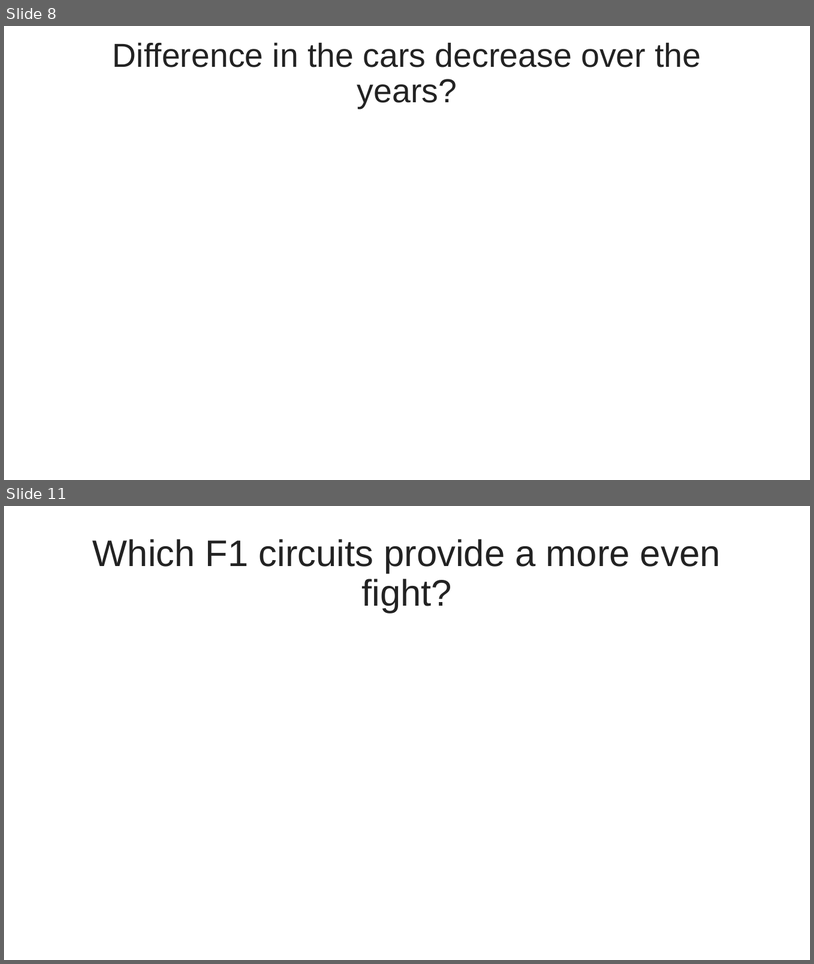
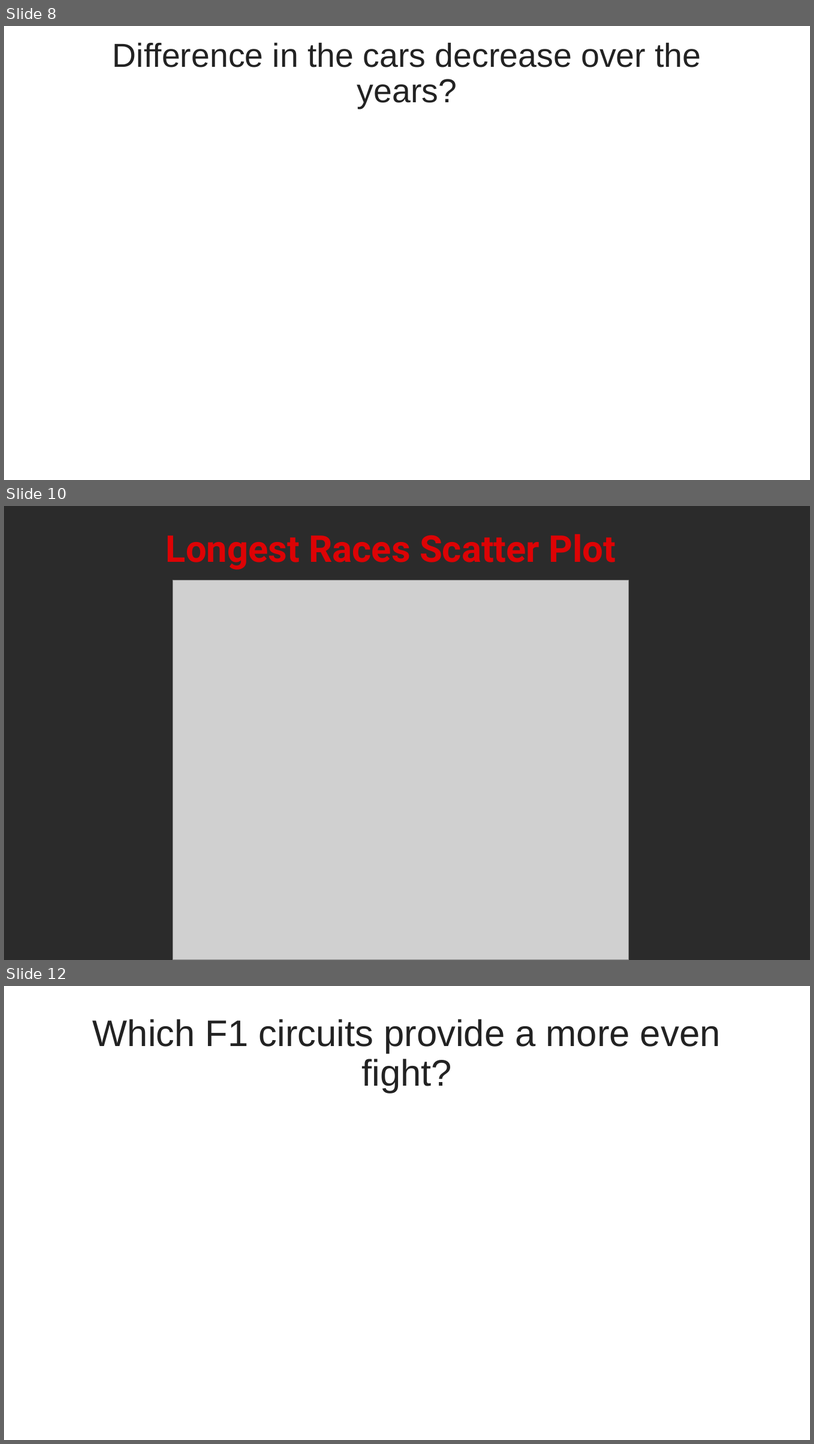
Before and after one commit to MateuszMajak/R_Visual, a slide deck: Presentation/F1_Presentation_Moyo_Majak.pptx. Shown one above the other, each under a label of ours: slides 8 and 11 before the commit, slides 8, 10 and 12 after it; the slides between them are not shown. The pictures are 814x964 and 814x1444 pixels, drawn with LibreOffice and Linux fonts; fonts in the diff are those of the drawing; grey boxes stand for pictures; background and template pictures are left out; a plain dark background stands for a picture behind light text. Boxes give left, top, right and bottom in pixels: in the first picture for what was removed or moved away, otherwise in the second. Text is boxed around its words. In the diff, an @@ line names an element or a change of style, - is before the commit and + after.

```diff
--- a/Presentation/F1_Presentation_Moyo_Majak.pptx
+++ b/Presentation/F1_Presentation_Moyo_Majak.pptx
@@ slide 10 added at (4, 506, 810, 960), background picture (left out) @@
@@ title added at (166, 534, 617, 570), 44 pt, text #DD0305, bold @@
+Longest Races Scatter Plot
@@ picture added at (173, 580, 630, 960) @@
@@ what was slide 11 is now slide 12 @@
```
Also in this commit, not shown: 3 slides changed, 3 other slides added, 3 slides removed, 1 other file.
